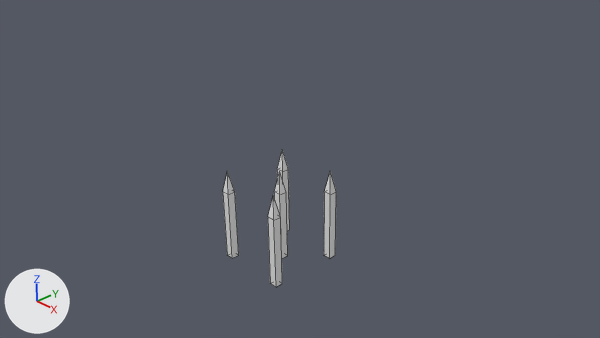
A saved change to the Blender file Assets/Models/Tile_Ground_trap_spikes.blend.
Both versions are drawn from the file's camera 'Camera'. Lighting does not change. The marker at lower left points along +X, +Y and +Z. Mesh edges are drawn as thin lines.
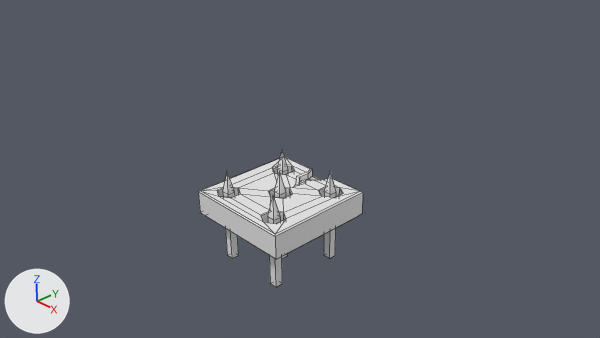
Boxes (x1, y1, x2, y2) around the edits, measured in the pictures (600 x 338 px):
'Plane', added
    after: (198, 157, 363, 259)

What changed in the scene script:
```text
Add me_plane_001:
    me_plane_001.from_pydata(...)  # 139 vertices, 124 faces; spans x -1.0..1.0, y -0.5..0.0, z -1.0..1.0
Add ob_plane:
    ob_plane = bpy.data.objects.new('Plane', me_plane_001)
    ob_plane.location = (0.0, 0.0, 0.0)
    ob_plane.rotation_euler = (1.571, 0.0, 0.0)  # degrees (90, 0, 0)
```
